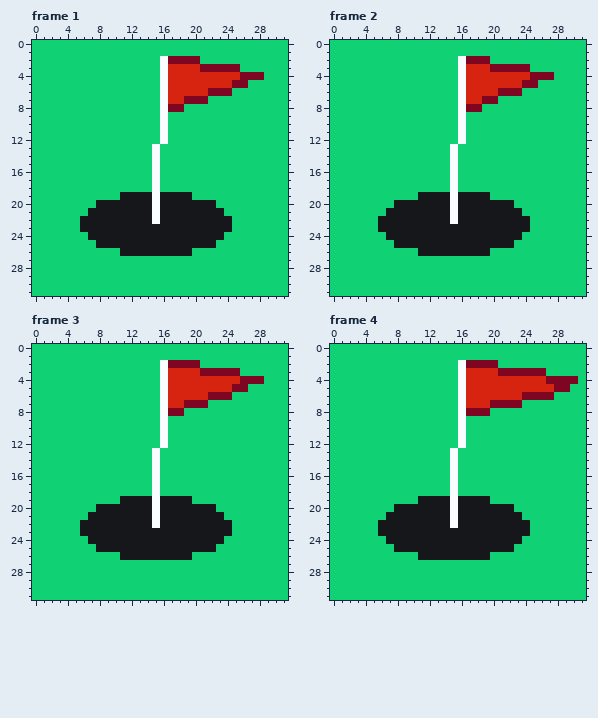
One commit to this pixel-art file: Assets/Aseprite/Flag.aseprite. Above: the version before the commit.
32x32 pixels, 4 frames. Colours within 5 levels of each other are drawn and written as one. Shown: frame 1, frame 2, frame 3, frame 4.
Once edited:
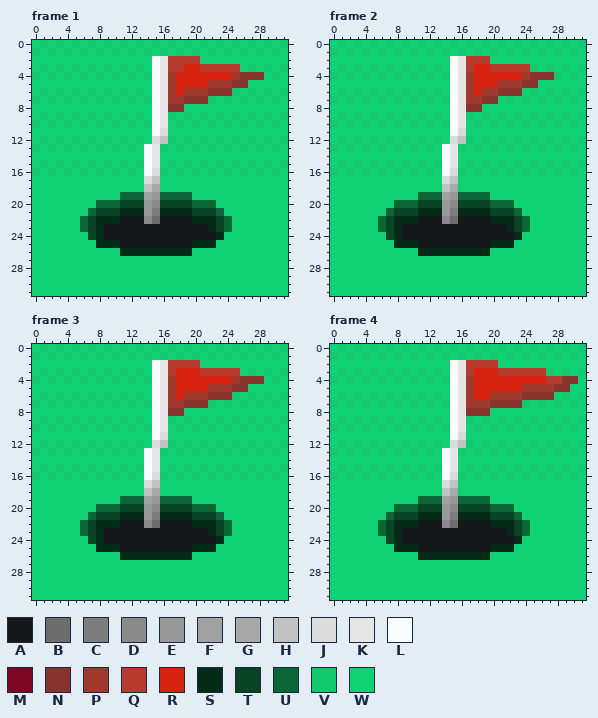
Palette (. is transparent): A #16171a  B #6e6e6e  C #7d7d7d  D #8a8a8a  E #999999  F #a1a1a1  G #a8a8a8  H #c2c2c2  J #dbdbdb  K #e6e6e6  L #fafdff  M #7f0622  N #86342d  P #a0392e  Q #b63b2e  R #d62411  S #042a18  T #084425  U #0b6638  V #14c86e  W #10d275
What changed:
layer "Grass" added
layer "Hole Copy" added
Changed rows in their new state; - is an unchanged pixel.
Frame 1, layers "Hole Copy", "Grass":
first column x 0:
 0 -V-V-V-V-V-V-V-V-V-V-V-V-V-V-V-V
 1 V-V-V-V-V-V-V-V-V-V-V-V-V-V-V-V-
 2 ---------------LKQQQQ-----------
 3 -V-V-V-V-V-V-V-LKQQ--QQQQQ-V-V-V
 4 V-V-V-V-V-V-V-VLKP-------PNNN-V-
 5 ---------------LKP----PPPNN-----
 6 -V-V-V-V-V-V-V-LKP-PPPNNNV-V-V-V
 7 V-V-V-V-V-V-V-VLKPPNNNV-V-V-V-V-
 8 ---------------LKNN-------------
 9 -V-V-V-V-V-V-V-LKV-V-V-V-V-V-V-V
10 V-V-V-V-V-V-V-VLK-V-V-V-V-V-V-V-
11 ---------------LJ---------------
12 -V-V-V-V-V-V-V-JHV-V-V-V-V-V-V-V
13 V-V-V-V-V-V-V-LKV-V-V-V-V-V-V-V-
14 --------------LK----------------
15 -V-V-V-V-V-V-VLK-V-V-V-V-V-V-V-V
16 V-V-V-V-V-V-V-LJV-V-V-V-V-V-V-V-
17 --------------JH----------------
18 --------------HG----------------
19 -----------UUUFEUUUU------------
20 --------UUUTTTEDTTTTUUU---------
21 -------UTTTSSSECSSSSTTTU--------
22 ------UTSSS---DB----SSSTU-------
23 ------UTS-------------STU-------
24 -------TS--------------S--------
25 --------SSS---------SSS---------
26 -----------SSSSSSSSS------------
Frame 2, layers "Hole Copy", "Grass":
first column x 0:
 0 -V-V-V-V-V-V-V-V-V-V-V-V-V-V-V-V
 1 V-V-V-V-V-V-V-V-V-V-V-V-V-V-V-V-
 2 ---------------LKQQQ------------
 3 -V-V-V-V-V-V-V-LKQ--QQQQQV-V-V-V
 4 V-V-V-V-V-V-V-VLKP------PNNNV-V-
 5 ---------------LKP---PPPNN------
 6 -V-V-V-V-V-V-V-LKP-PPNNN-V-V-V-V
 7 V-V-V-V-V-V-V-VLKPPNN-V-V-V-V-V-
 8 ---------------LKNN-------------
 9 -V-V-V-V-V-V-V-LKV-V-V-V-V-V-V-V
10 V-V-V-V-V-V-V-VLK-V-V-V-V-V-V-V-
11 ---------------LJ---------------
12 -V-V-V-V-V-V-V-JHV-V-V-V-V-V-V-V
13 V-V-V-V-V-V-V-LKV-V-V-V-V-V-V-V-
14 --------------LK----------------
15 -V-V-V-V-V-V-VLK-V-V-V-V-V-V-V-V
16 V-V-V-V-V-V-V-LJV-V-V-V-V-V-V-V-
17 --------------JH----------------
18 --------------HG----------------
19 -----------UUUFEUUUU------------
20 --------UUUTTTEDTTTTUUU---------
21 -------UTTTSSSECSSSSTTTU--------
22 ------UTSSS---DB----SSSTU-------
23 ------UTS-------------STU-------
24 -------TS--------------S--------
25 --------SSS---------SSS---------
26 -----------SSSSSSSSS------------
Frame 3, layers "Hole Copy", "Grass":
first column x 0:
 0 -V-V-V-V-V-V-V-V-V-V-V-V-V-V-V-V
 1 V-V-V-V-V-V-V-V-V-V-V-V-V-V-V-V-
 2 ---------------LKQQQQ-----------
 3 -V-V-V-V-V-V-V-LKQ---QQQQQ-V-V-V
 4 V-V-V-V-V-V-V-VLKP-------PNNN-V-
 5 ---------------LKP----PPPNN-----
 6 -V-V-V-V-V-V-V-LKP-PPPNNNV-V-V-V
 7 V-V-V-V-V-V-V-VLKPPNNNV-V-V-V-V-
 8 ---------------LKNN-------------
 9 -V-V-V-V-V-V-V-LKV-V-V-V-V-V-V-V
10 V-V-V-V-V-V-V-VLK-V-V-V-V-V-V-V-
11 ---------------LJ---------------
12 -V-V-V-V-V-V-V-JHV-V-V-V-V-V-V-V
13 V-V-V-V-V-V-V-LKV-V-V-V-V-V-V-V-
14 --------------LK----------------
15 -V-V-V-V-V-V-VLK-V-V-V-V-V-V-V-V
16 V-V-V-V-V-V-V-LJV-V-V-V-V-V-V-V-
17 --------------JH----------------
18 --------------HG----------------
19 -----------UUUFEUUUU------------
20 --------UUUTTTEDTTTTUUU---------
21 -------UTTTSSSECSSSSTTTU--------
22 ------UTSSS---DB----SSSTU-------
23 ------UTS-------------STU-------
24 -------TS--------------S--------
25 --------SSS---------SSS---------
26 -----------SSSSSSSSS------------
Frame 4, layers "Hole Copy", "Grass":
first column x 0:
 0 -V-V-V-V-V-V-V-V-V-V-V-V-V-V-V-V
 1 V-V-V-V-V-V-V-V-V-V-V-V-V-V-V-V-
 2 ---------------LKQQQQ-----------
 3 -V-V-V-V-V-V-V-LKQ---QQQQQQV-V-V
 4 V-V-V-V-V-V-V-VLKP---------QQNN-
 5 ---------------LKP------PPPPNN--
 6 -V-V-V-V-V-V-V-LKP--PPPPNNNN-V-V
 7 V-V-V-V-V-V-V-VLKPPPNNNNV-V-V-V-
 8 ---------------LKNNN------------
 9 -V-V-V-V-V-V-V-LKV-V-V-V-V-V-V-V
10 V-V-V-V-V-V-V-VLK-V-V-V-V-V-V-V-
11 ---------------LJ---------------
12 -V-V-V-V-V-V-V-JHV-V-V-V-V-V-V-V
13 V-V-V-V-V-V-V-LKV-V-V-V-V-V-V-V-
14 --------------LK----------------
15 -V-V-V-V-V-V-VLK-V-V-V-V-V-V-V-V
16 V-V-V-V-V-V-V-LJV-V-V-V-V-V-V-V-
17 --------------JH----------------
18 --------------HG----------------
19 -----------UUUFEUUUU------------
20 --------UUUTTTEDTTTTUUU---------
21 -------UTTTSSSECSSSSTTTU--------
22 ------UTSSS---DB----SSSTU-------
23 ------UTS-------------STU-------
24 -------TS--------------S--------
25 --------SSS---------SSS---------
26 -----------SSSSSSSSS------------
Where, in picture pixels (left, top, right, bottom), the same in both pictures:
changed: (32, 40, 288, 256)
changed: (330, 40, 586, 256)
changed: (32, 344, 288, 560)
changed: (330, 344, 586, 560)
